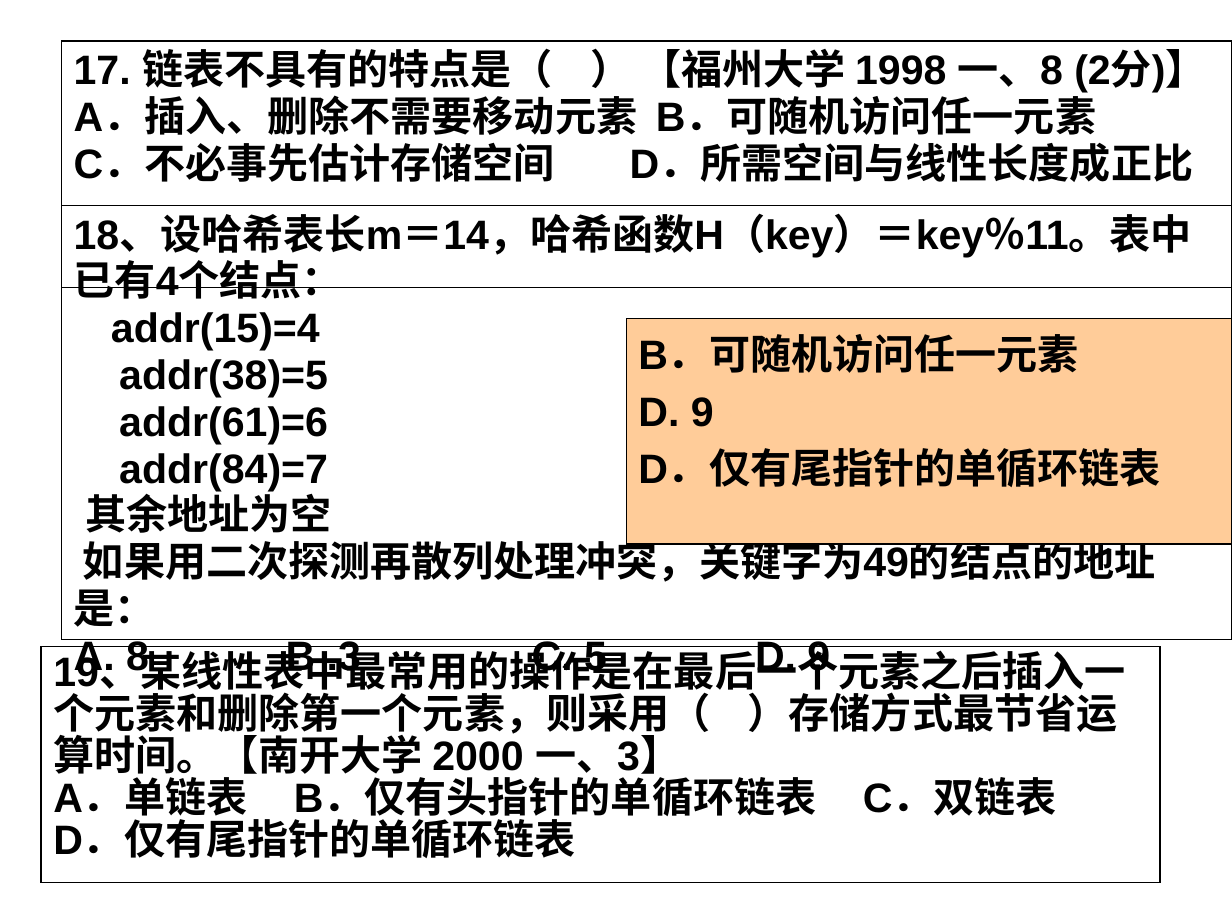
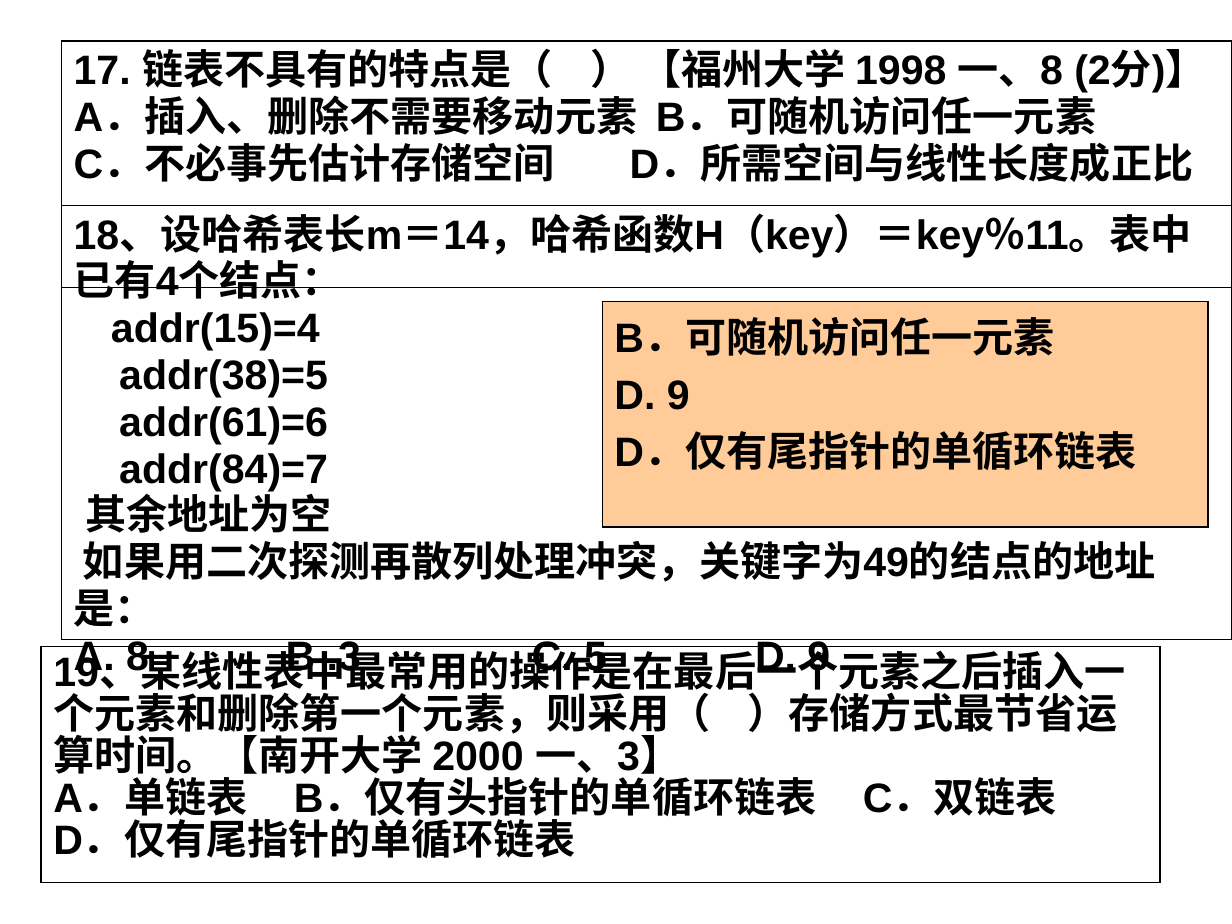
Before and after one commit to LukeLIN-web/curriculum_design, a slide deck: slide 7 of DataStructure/review ppt.ppt. Drawn at 1232x924 pixels with LibreOffice and Linux fonts; fonts in the diff are those of the drawing. Boxes give left, top, right and bottom in pixels: in the first picture for what was removed or moved away, otherwise in the second. Text is boxed around its words. In the diff, an @@ line names an element or a change of style, - is before the commit and + after.

```diff
--- a/DataStructure/review ppt.ppt
+++ b/DataStructure/review ppt.ppt
@@ rectangle "B．可随机访问任一元素": place and size @@
-rectangle "B．可随机访问任一元素" at (626,318,1232,543)
+rectangle "B．可随机访问任一元素" at (602,301,1209,526)
```
Also in this commit, not shown: 6 other slides changed.
